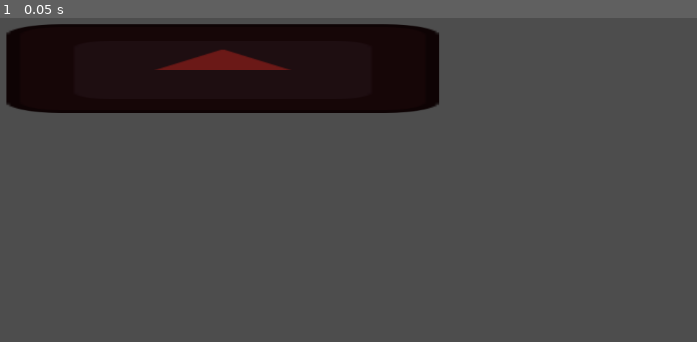
Above: before the commit, frame 1.
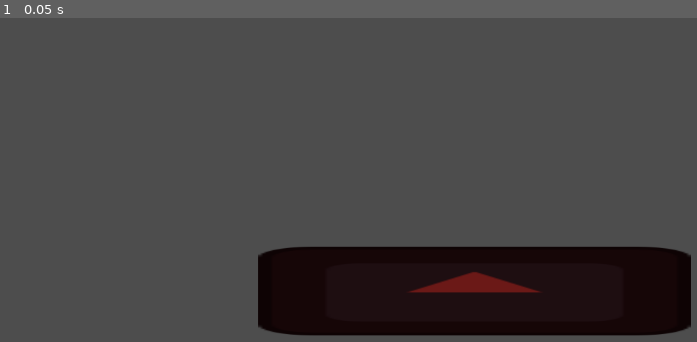
Above: after the commit, the same moment.

Repository: FranLA18/crimsontest
Game: Godot game, scene res://escenas/personaje.tscn
Two runs of this game, one before a commit and one after it. Both use one fixed random seed, a clock stepped at 60 frames per second and the inputs below. The project has no main scene, so this scene is started directly. The engine's default icon, where the game draws it, is replaced by a stand-in: a white triangle on a blue panel in a dark square.
Inputs:
- Up to frame 1 (0.05 s): no input

The runs differ from the first frame. In frame 1, 34% of the frame differs, in the area x 0-100%, y 1-99%.

Commit message:
version 1

Diff:
--- a/escenas/personaje.tscn
+++ b/escenas/personaje.tscn
@@ -6,6 +6,6 @@
 
 [node name="Sprite2D" type="Sprite2D" parent="." unique_id=2007820494]
 self_modulate = Color(0.41960785, 0.09803922, 0.09019608, 1)
-position = Vector2(415, 151)
+position = Vector2(778, 472)
 scale = Vector2(4.875, 1)
 texture = ExtResource("1_v023a")
